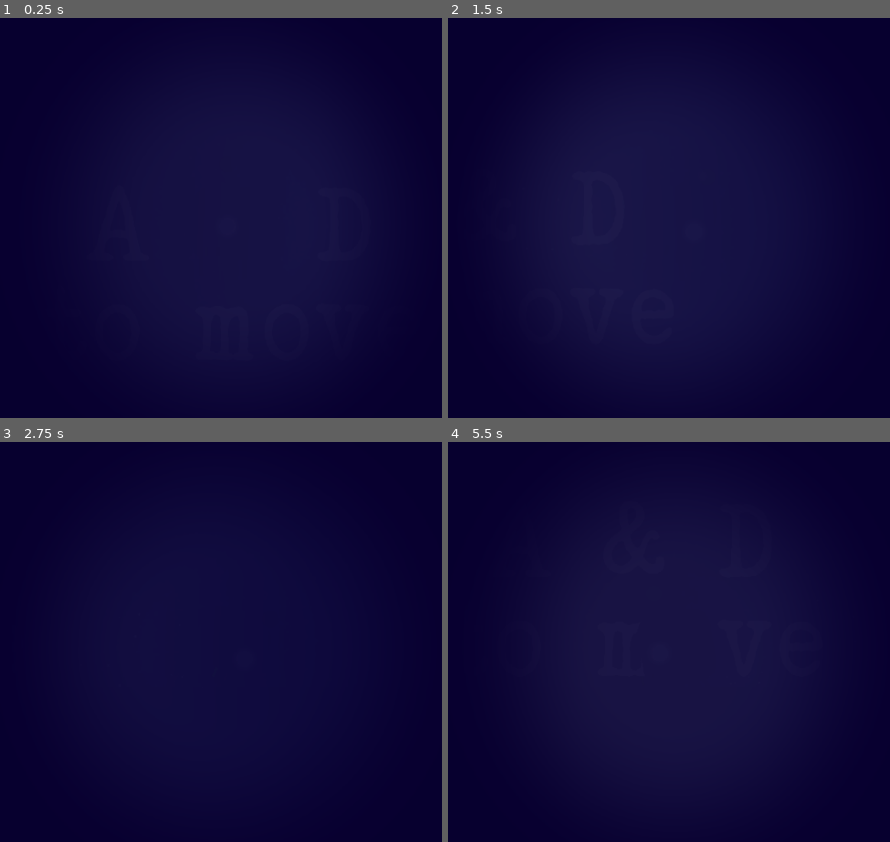
Above: before the commit, frames 1-4 (two rows, left to right).
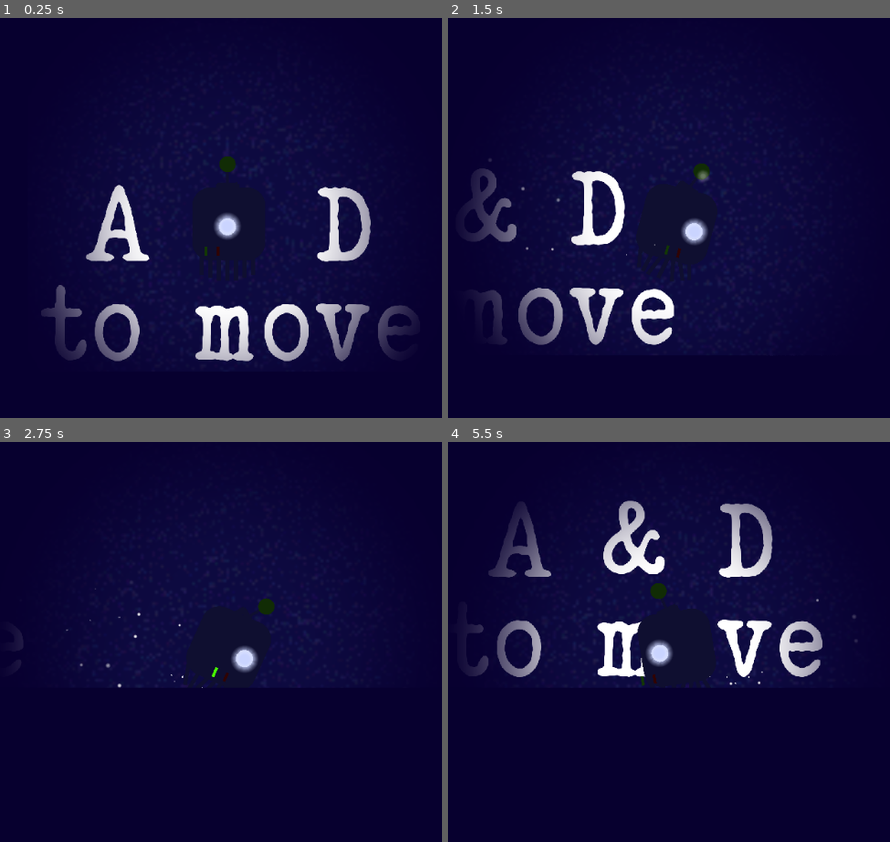
Above: after the commit, the same moments.

Repository: JakobSchauser/boyancy_game
Game: Godot game, scene res://map.tscn
Two runs of this game, one before a commit and one after it. Both use one fixed random seed, a clock stepped at 60 frames per second and the inputs below. The engine's default icon, where the game draws it, is replaced by a stand-in: a white triangle on a blue panel in a dark square.
Inputs:
- Up to frame 1 (0.25 s): no input
- Up to frame 2 (1.5 s): tap Enter at 0.5 s; hold Right (ui_right) 0.53-1.28 s; hold Down (ui_down) from 1.28 s (still down)
- Up to frame 3 (2.75 s): release Down (ui_down) at 2.03 s; hold Right (ui_right) from 2.03 s (still down)
- Up to frame 4 (5.5 s): release Right (ui_right) at 2.78 s; hold Up (ui_up) 2.78-3.53 s; hold Left (ui_left) 3.53-5.03 s; hold Down (ui_down) from 5.03 s (still down)

The runs differ from the first frame. In frame 1, 6.7% of the frame differs, in the area x 9-94%, y 34-86%; in frame 2, 4.7%; in frame 3, 0.5%; in frame 4, 6.7%, in the area x 5-93%, y 14-61%.

Commit message:
added stuff

Diff:
--- /dev/null
+++ b/animate_circles.gd
@@ -0,0 +1,14 @@
+extends Node2D
+
+
+var time = 0
+var noise = OpenSimplexNoise.new()
+
+func _process(delta):
+	position.y += sin(time*3) * 0.2
+	time += delta
+	rotation = time
+	scale = Vector2(1, 1) + Vector2(1, 1) * sin(time*2) * 0.05
+	for i in range(get_child_count()):
+		var n = noise.get_noise_2d(time + i, 0)
+		get_child(i).rotation = n * 100
--- a/boyancy_upgrade.tscn
+++ b/boyancy_upgrade.tscn
@@ -1,14 +1,16 @@
-[gd_scene load_steps=5 format=2]
+[gd_scene load_steps=7 format=2]
 
 [ext_resource path="res://boyancy_upgrade.gd" type="Script" id=1]
 [ext_resource path="res://font.tres" type="DynamicFont" id=2]
 [ext_resource path="res://icon.png" type="Texture" id=3]
+[ext_resource path="res://circle.png" type="Texture" id=4]
+[ext_resource path="res://animate_circles.gd" type="Script" id=5]
 
 [sub_resource type="CircleShape2D" id=4]
 radius = 64.0
 
 [node name="boyancy_upgrade" type="Area2D"]
-position = Vector2( 4992, -1408 )
+position = Vector2( 400, 151 )
 z_index = 4096
 z_as_relative = false
 script = ExtResource( 1 )
@@ -28,3 +30,22 @@
 
 [node name="Sprite" type="Sprite" parent="."]
 texture = ExtResource( 3 )
+
+[node name="Node2D" type="Node2D" parent="."]
+modulate = Color( 0.0627451, 0.0627451, 0.192157, 1 )
+script = ExtResource( 5 )
+
+[node name="Circle" type="Sprite" parent="Node2D"]
+position = Vector2( 4, -2 )
+scale = Vector2( 0.19, 0.2 )
+texture = ExtResource( 4 )
+
+[node name="Circle2" type="Sprite" parent="Node2D"]
+position = Vector2( -4, 10 )
+scale = Vector2( 0.2, 0.19 )
+texture = ExtResource( 4 )
+
+[node name="Circle3" type="Sprite" parent="Node2D"]
+position = Vector2( -7, -3 )
+scale = Vector2( 0.2, 0.18 )
+texture = ExtResource( 4 )
--- /dev/null
+++ b/crab.tscn
@@ -0,0 +1,211 @@
+[gd_scene load_steps=2 format=2]
+
+[ext_resource path="res://rect.png" type="Texture" id=1]
+
+[node name="Download" type="Node2D"]
+position = Vector2( 238, 134 )
+scale = Vector2( 0.3, 0.3 )
+
+[node name="Sprite14" type="Sprite" parent="."]
+position = Vector2( -91.7558, 17.7859 )
+rotation = 0.709578
+scale = Vector2( 1.24529, 1.13653 )
+texture = ExtResource( 1 )
+
+[node name="Sprite15" type="Sprite" parent="."]
+position = Vector2( -70, 26.6666 )
+rotation = 0.709578
+scale = Vector2( 1.24529, 0.27604 )
+texture = ExtResource( 1 )
+
+[node name="Sprite16" type="Sprite" parent="."]
+position = Vector2( -83.3333, 40.0001 )
+rotation = 0.591875
+scale = Vector2( 1.24529, 0.27604 )
+texture = ExtResource( 1 )
+
+[node name="Sprite17" type="Sprite" parent="."]
+position = Vector2( -43.6547, -45.5914 )
+rotation = -0.0644104
+scale = Vector2( 3.72446, 2.21292 )
+texture = ExtResource( 1 )
+
+[node name="Sprite18" type="Sprite" parent="."]
+position = Vector2( -43.3334, -66.6666 )
+rotation = -1.59353
+scale = Vector2( 1.89743, 2.21292 )
+texture = ExtResource( 1 )
+
+[node name="Sprite3" type="Sprite" parent="."]
+position = Vector2( 53.3333, 1.52588e-05 )
+rotation = 0.481154
+scale = Vector2( 2.43582, 0.19983 )
+texture = ExtResource( 1 )
+
+[node name="Sprite5" type="Sprite" parent="."]
+position = Vector2( 96.6667, 63.3333 )
+rotation = 1.3909
+scale = Vector2( 3.07287, 0.141597 )
+texture = ExtResource( 1 )
+
+[node name="Sprite6" type="Sprite" parent="."]
+position = Vector2( 139.736, 80.4748 )
+rotation = 1.52811
+scale = Vector2( 3.4602, 0.141597 )
+texture = ExtResource( 1 )
+
+[node name="Sprite7" type="Sprite" parent="."]
+position = Vector2( 139.736, 80.4748 )
+rotation = 1.52811
+scale = Vector2( 3.4602, 0.141597 )
+texture = ExtResource( 1 )
+
+[node name="Sprite4" type="Sprite" parent="."]
+position = Vector2( 99.2931, -9.56273 )
+rotation = 0.219246
+scale = Vector2( 5.70263, 0.292022 )
+texture = ExtResource( 1 )
+
+[node name="Sprite8" type="Sprite" parent="."]
+position = Vector2( 74.6332, 1.01991 )
+rotation = 0.352151
+scale = Vector2( 4.30523, 0.24685 )
+texture = ExtResource( 1 )
+
+[node name="Sprite9" type="Sprite" parent="."]
+position = Vector2( 196.667, 100 )
+rotation = 1.47295
+scale = Vector2( 6.0368, 0.24685 )
+texture = ExtResource( 1 )
+
+[node name="Sprite10" type="Sprite" parent="."]
+position = Vector2( -245.638, 100.479 )
+rotation = 1.47295
+scale = Vector2( 6.69491, 0.24685 )
+texture = ExtResource( 1 )
+
+[node name="Sprite11" type="Sprite" parent="."]
+position = Vector2( -188.367, 113.006 )
+rotation = 1.23627
+scale = Vector2( 4.46765, 0.24685 )
+texture = ExtResource( 1 )
+
+[node name="Sprite19" type="Sprite" parent="."]
+position = Vector2( -153.333, 13.3335 )
+rotation = -0.59027
+scale = Vector2( 4.46765, 0.24685 )
+texture = ExtResource( 1 )
+
+[node name="Sprite20" type="Sprite" parent="."]
+position = Vector2( 111.49, -92.3295 )
+rotation = -0.552661
+scale = Vector2( 7.14682, 0.469985 )
+texture = ExtResource( 1 )
+
+[node name="Sprite21" type="Sprite" parent="."]
+position = Vector2( 120, -33.3334 )
+rotation = -0.64457
+scale = Vector2( 7.14682, 0.469985 )
+texture = ExtResource( 1 )
+
+[node name="Sprite22" type="Sprite" parent="."]
+position = Vector2( 209.676, -125.059 )
+rotation = -1.75663
+scale = Vector2( 2.08074, 0.469985 )
+texture = ExtResource( 1 )
+
+[node name="Sprite23" type="Sprite" parent="."]
+position = Vector2( 33.3333, 40 )
+rotation = -0.722267
+scale = Vector2( 1.15748, 1.02179 )
+texture = ExtResource( 1 )
+
+[node name="Sprite24" type="Sprite" parent="."]
+position = Vector2( 16.6667, 43.3333 )
+rotation = -0.722267
+scale = Vector2( 1.15748, 0.308841 )
+texture = ExtResource( 1 )
+
+[node name="Sprite25" type="Sprite" parent="."]
+position = Vector2( 23.3333, 60 )
+rotation = -0.457394
+scale = Vector2( 0.925209, 0.281841 )
+texture = ExtResource( 1 )
+
+[node name="Sprite12" type="Sprite" parent="."]
+position = Vector2( -167.802, -13.2625 )
+rotation = -0.130535
+scale = Vector2( 5.84268, 0.431824 )
+texture = ExtResource( 1 )
+
+[node name="Position2D13" type="Position2D" parent="."]
+position = Vector2( -100, -36.6667 )
+rotation = 0.0974009
+
+[node name="Sprite" type="Sprite" parent="Position2D13"]
+position = Vector2( -64.2938, -50.7863 )
+rotation = 0.709578
+scale = Vector2( 6.17926, 0.395718 )
+texture = ExtResource( 1 )
+
+[node name="Position2D" type="Position2D" parent="Position2D13"]
+position = Vector2( -136.667, -110 )
+
+[node name="Sprite13" type="Sprite" parent="Position2D13/Position2D"]
+position = Vector2( 6.66669, 26.6667 )
+rotation = 1.25657
+scale = Vector2( 2.30884, 0.395718 )
+texture = ExtResource( 1 )
+
+[node name="Position2D2" type="Position2D" parent="Position2D13/Position2D"]
+position = Vector2( 13.6489, 52.6517 )
+rotation = 0.00553387
+scale = Vector2( 1, 1 )
+
+[node name="Sprite2" type="Sprite" parent="Position2D13/Position2D/Position2D2"]
+position = Vector2( 60.9843, 53.2373 )
+rotation = 0.709578
+scale = Vector2( 4.96639, 0.395718 )
+texture = ExtResource( 1 )
+
+[node name="Position2D3" type="Position2D" parent="."]
+position = Vector2( -43.3333, -70 )
+
+[node name="Position2D4" type="Position2D" parent="."]
+position = Vector2( -103.333, 13.3333 )
+
+[node name="Position2D5" type="Position2D" parent="."]
+position = Vector2( 203.333, -150 )
+
+[node name="Position2D6" type="Position2D" parent="."]
+position = Vector2( 213.333, -103.333 )
+
+[node name="Position2D7" type="Position2D" parent="."]
+position = Vector2( 40, 33.3333 )
+
+[node name="Position2D8" type="Position2D" parent="."]
+position = Vector2( 10, -30 )
+
+[node name="Position2D10" type="Position2D" parent="."]
+position = Vector2( 186.667, 10 )
+
+[node name="Position2D11" type="Position2D" parent="."]
+position = Vector2( 136.667, 26.6667 )
+
+[node name="Position2D12" type="Position2D" parent="."]
+position = Vector2( 86.6667, 16.6667 )
+
+[node name="Position2D14" type="Position2D" parent="."]
+position = Vector2( -100, -26.6667 )
+
+[node name="Position2D15" type="Position2D" parent="."]
+position = Vector2( -100, -20 )
+
+[node name="Position2D16" type="Position2D" parent="."]
+position = Vector2( -253.333, -3.33334 )
+
+[node name="Position2D17" type="Position2D" parent="."]
+position = Vector2( -210, 50 )
+
+[node name="Position2D9" type="Position2D" parent="."]
+position = Vector2( 13.3333, -36.6667 )
--- /dev/null
+++ b/default_bus_layout.tres
@@ -0,0 +1,14 @@
+[gd_resource type="AudioBusLayout" load_steps=2 format=2]
+
+[sub_resource type="AudioEffectReverb" id=1]
+resource_name = "Reverb"
+
+[resource]
+bus/1/name = "New Bus"
+bus/1/solo = false
+bus/1/mute = false
+bus/1/bypass_fx = false
+bus/1/volume_db = 0.0
+bus/1/send = "Master"
+bus/1/effect/0/effect = SubResource( 1 )
+bus/1/effect/0/enabled = true
--- a/map.tscn
+++ b/map.tscn
@@ -1766,6 +1766,7 @@
 [node name="CanvasLayer" type="CanvasLayer" parent="."]
 
 [node name="ColorRect2" type="ColorRect" parent="CanvasLayer"]
+visible = false
 material = SubResource( 7 )
 anchor_right = 1.0
 anchor_bottom = 1.0
@@ -1799,6 +1800,9 @@
 position = Vector2( 3421, -2504 )
 scale = Vector2( 2, 2 )
 
+[node name="rope_container" parent="mine/mine" index="2"]
+scale = Vector2( 1, 0.55 )
+
 [node name="mine7" parent="." instance=ExtResource( 17 )]
 position = Vector2( 3421, -2504 )
 scale = Vector2( 2, 2 )
@@ -1806,6 +1810,9 @@
 [node name="mine10" parent="." instance=ExtResource( 17 )]
 position = Vector2( 3654, -3203 )
 scale = Vector2( 2, 2 )
+
+[node name="rope_container" parent="mine10/mine" index="2"]
+scale = Vector2( 1, 1.12 )
 
 [node name="mine4" parent="." instance=ExtResource( 17 )]
 position = Vector2( 2696, -1848 )
@@ -1823,14 +1830,23 @@
 position = Vector2( 2735, -2175 )
 scale = Vector2( 2, 2 )
 
+[node name="rope_container" parent="mine34/mine" index="2"]
+scale = Vector2( 1, 0.15 )
+
 [node name="mine3" parent="." instance=ExtResource( 17 )]
 position = Vector2( 492, -3117 )
 scale = Vector2( 3, 3 )
 
+[node name="rope_container" parent="mine3/mine" index="2"]
+scale = Vector2( 1, 0.257 )
+
 [node name="mine23" parent="." instance=ExtResource( 17 )]
 position = Vector2( -121, -3790 )
 scale = Vector2( 3, 3 )
 
+[node name="rope_container" parent="mine23/mine" index="2"]
+scale = Vector2( 1, 0.41 )
+
 [node name="mine13" parent="." instance=ExtResource( 17 )]
 position = Vector2( 308, -4099 )
 scale = Vector2( 2, 2 )
@@ -1839,6 +1855,9 @@
 position = Vector2( -274, -4157 )
 scale = Vector2( 2, 2 )
 
+[node name="rope_container" parent="mine31/mine" index="2"]
+scale = Vector2( 1, 0.91 )
+
 [node name="mine32" parent="." instance=ExtResource( 17 )]
 position = Vector2( -10, -3955 )
 scale = Vector2( 2, 2 )
@@ -1847,14 +1866,23 @@
 position = Vector2( 582, -3997 )
 scale = Vector2( 2, 2 )
 
+[node name="rope_container" parent="mine15/mine" index="2"]
+scale = Vector2( 1, 0.25 )
+
 [node name="mine18" parent="." instance=ExtResource( 17 )]
 position = Vector2( 733, -4003 )
 scale = Vector2( 2, 2 )
+
+[node name="rope_container" parent="mine18/mine" index="2"]
+scale = Vector2( 1, 0.2 )
 
 [node name="mine19" parent="." instance=ExtResource( 17 )]
 position = Vector2( 1012, -4055 )
 scale = Vector2( 2.5, 2.5 )
 
+[node name="rope_container" parent="mine19/mine" index="2"]
+scale = Vector2( 1, 0.28 )
+
 [node name="mine35" parent="." instance=ExtResource( 17 )]
 position = Vector2( 2484, -3854 )
 scale = Vector2( 2.5, 2.5 )
@@ -1863,6 +1891,9 @@
 position = Vector2( 838, -4272 )
 scale = Vector2( 2, 2 )
 
+[node name="rope_container" parent="mine20/mine" index="2"]
+scale = Vector2( 1, 0.2 )
+
 [node name="mine21" parent="." instance=ExtResource( 17 )]
 position = Vector2( 1172, -3817 )
 scale = Vector2( 2, 2 )
@@ -1875,10 +1906,16 @@
 position = Vector2( 1886, -4227 )
 scale = Vector2( 2, 2 )
 
+[node name="rope_container" parent="mine27/mine" index="2"]
+scale = Vector2( 1, 0.2 )
+
 [node name="mine28" parent="." instance=ExtResource( 17 )]
 position = Vector2( 2007, -4222 )
 scale = Vector2( 2, 2 )
 
+[node name="rope_container" parent="mine28/mine" index="2"]
+scale = Vector2( 1, 0.35 )
+
 [node name="mine29" parent="." instance=ExtResource( 17 )]
 position = Vector2( 2007, -4222 )
 scale = Vector2( 2, 2 )
@@ -1887,10 +1924,16 @@
 position = Vector2( 2107, -4231 )
 scale = Vector2( 2, 2 )
 
+[node name="rope_container" parent="mine30/mine" index="2"]
+scale = Vector2( 1, 0.18 )
+
 [node name="mine26" parent="." instance=ExtResource( 17 )]
 position = Vector2( 1308, -4200 )
 scale = Vector2( 2, 2 )
 
+[node name="rope_container" parent="mine26/mine" index="2"]
+scale = Vector2( 1, 0.5 )
+
 [node name="mine22" parent="." instance=ExtResource( 17 )]
 position = Vector2( 1177, -4175 )
 scale = Vector2( 2, 2 )
@@ -1899,32 +1942,56 @@
 position = Vector2( 1601, -3180 )
 scale = Vector2( 2, 2 )
 
+[node name="rope_container" parent="mine24/mine" index="2"]
+scale = Vector2( 1, 0.25 )
+
 [node name="mine16" parent="." instance=ExtResource( 17 )]
 position = Vector2( 736, -3802 )
 scale = Vector2( 2, 2 )
 
+[node name="rope_container" parent="mine16/mine" index="2"]
+visible = false
+
 [node name="mine14" parent="." instance=ExtResource( 17 )]
 position = Vector2( 305, -3901 )
 scale = Vector2( 2, 2 )
 
+[node name="rope_container" parent="mine14/mine" index="2"]
+scale = Vector2( 1, 0.17 )
+
 [node name="mine17" parent="." instance=ExtResource( 17 )]
 position = Vector2( 587, -4261 )
 scale = Vector2( 2, 2 )
 
+[node name="rope_container" parent="mine17/mine" index="2"]
+scale = Vector2( 1, 0.2 )
+
 [node name="mine5" parent="." instance=ExtResource( 17 )]
 position = Vector2( 3029, -4572 )
 
+[node name="rope_container" parent="mine5/mine" index="2"]
+scale = Vector2( 1, 0.9 )
+
 [node name="mine8" parent="." instance=ExtResource( 17 )]
 position = Vector2( 3110, -5838 )
+
+[node name="rope_container" parent="mine8/mine" index="2"]
+scale = Vector2( 1, 1.3 )
 
 [node name="mine9" parent="." instance=ExtResource( 17 )]
 position = Vector2( 2914, -7434 )
 scale = Vector2( 3, 3 )
 
+[node name="rope_container" parent="mine9/mine" index="2"]
+scale = Vector2( 1, 0.73 )
+
 [node name="mine11" parent="." instance=ExtResource( 17 )]
 position = Vector2( 3125, -7214 )
 scale = Vector2( 3, 3 )
 
+[node name="rope_container" parent="mine11/mine" index="2"]
+scale = Vector2( 1, 0.1 )
+
 [node name="mine12" parent="." instance=ExtResource( 17 )]
 position = Vector2( 3068, -6288 )
 scale = Vector2( 3, 3 )
@@ -1932,6 +1999,9 @@
 [node name="mine6" parent="." instance=ExtResource( 17 )]
 position = Vector2( 3125, -4572 )
 
+[node name="rope_container" parent="mine6/mine" index="2"]
+scale = Vector2( 1, 0.9 )
+
 [node name="CameraChanger" type="Area2D" parent="."]
 script = ExtResource( 18 )
 
@@ -1940,3 +2010,27 @@
 shape = SubResource( 14 )
 
 [editable path="walls/boyancy_upgrade"]
+[editable path="mine"]
+[editable path="mine10"]
+[editable path="mine34"]
+[editable path="mine3"]
+[editable path="mine23"]
+[editable path="mine13"]
+[editable path="mine31"]
+[editable path="mine15"]
+[editable path="mine18"]
+[editable path="mine19"]
+[editable path="mine20"]
+[editable path="mine27"]
+[editable path="mine28"]
+[editable path="mine30"]
+[editable path="mine26"]
+[editable path="mine24"]
+[editable path="mine16"]
+[editable path="mine14"]
+[editable path="mine17"]
+[editable path="mine5"]
+[editable path="mine8"]
+[editable path="mine9"]
+[editable path="mine11"]
+[editable path="mine6"]
--- a/mine.tscn
+++ b/mine.tscn
@@ -70,7 +70,10 @@
 scale = Vector2( 0.0382813, 0.1 )
 texture = ExtResource( 2 )
 
-[node name="rope" type="Sprite" parent="mine"]
+[node name="rope_container" type="Node2D" parent="mine"]
+scale = Vector2( 1, 0.3 )
+
+[node name="rope" type="Sprite" parent="mine/rope_container"]
 material = SubResource( 1 )
 position = Vector2( -1, 502 )
 scale = Vector2( 0.02, 10 )
--- a/pickup.tscn
+++ b/pickup.tscn
@@ -1,11 +1,12 @@
-[gd_scene load_steps=5 format=2]
+[gd_scene load_steps=6 format=2]
 
 [ext_resource path="res://pickup.gd" type="Script" id=1]
 [ext_resource path="res://font.tres" type="DynamicFont" id=2]
-[ext_resource path="res://icon.png" type="Texture" id=3]
+[ext_resource path="res://circle.png" type="Texture" id=4]
+[ext_resource path="res://seastar.gd" type="Script" id=5]
 
 [sub_resource type="CircleShape2D" id=4]
-radius = 64.0
+radius = 39.3192
 
 [node name="pickup" type="Area2D"]
 position = Vector2( 704, 320 )
@@ -26,5 +27,114 @@
 [node name="CollisionShape2D" type="CollisionShape2D" parent="."]
 shape = SubResource( 4 )
 
-[node name="Sprite" type="Sprite" parent="."]
-texture = ExtResource( 3 )
+[node name="Sprite" type="Node2D" parent="."]
+modulate = Color( 0.0705882, 0.0705882, 0.227451, 1 )
+scale = Vector2( 0.42, 0.42 )
+script = ExtResource( 5 )
+
+[node name="Circle" type="Sprite" parent="Sprite"]
+scale = Vector2( 0.12, 0.12 )
+texture = ExtResource( 4 )
+
+[node name="arms" type="Node2D" parent="Sprite"]
+scale = Vector2( 0.8, 0.8 )
+
+[node name="arm" type="Node2D" parent="Sprite/arms"]
+position = Vector2( 5, -48 )
+rotation = -1.4992
+scale = Vector2( 0.2, 0.13 )
+
+[node name="Circle" type="Sprite" parent="Sprite/arms/arm"]
+position = Vector2( 73.3264, 10.9026 )
+scale = Vector2( 1.16279, 0.725694 )
+texture = ExtResource( 4 )
+
+[node name="Circle2" type="Sprite" parent="Sprite/arms/arm"]
+position = Vector2( 285.5, 5 )
+scale = Vector2( 0.841797, 0.313477 )
+texture = ExtResource( 4 )
+
+[node name="Circle3" type="Sprite" parent="Sprite/arms/arm"]
+position = Vector2( 310.5, 0 )
+scale = Vector2( 0.841797, 0.156738 )
+texture = ExtResource( 4 )
+
+[node name="arm2" type="Node2D" parent="Sprite/arms"]
+position = Vector2( -37, -18 )
+rotation = -2.4713
+scale = Vector2( 0.2, 0.13 )
+
+[node name="Circle" type="Sprite" parent="Sprite/arms/arm2"]
+position = Vector2( 98.1096, 1.35785 )
+scale = Vector2( 1.06598, 0.670127 )
+texture = ExtResource( 4 )
+
+[node name="Circle2" type="Sprite" parent="Sprite/arms/arm2"]
+position = Vector2( 285.5, 5 )
+scale = Vector2( 0.841797, 0.313477 )
+texture = ExtResource( 4 )
+
+[node name="Circle3" type="Sprite" parent="Sprite/arms/arm2"]
+position = Vector2( 310.5, 0 )
+scale = Vector2( 0.841797, 0.156738 )
+texture = ExtResource( 4 )
+
+[node name="arm3" type="Node2D" parent="Sprite/arms"]
+position = Vector2( 40, -16 )
+rotation = -0.30282
+scale = Vector2( 0.2, 0.13 )
+
+[node name="Circle" type="Sprite" parent="Sprite/arms/arm3"]
+position = Vector2( 93.9805, 24.2098 )
+scale = Vector2( 1.08211, 0.633714 )
+texture = ExtResource( 4 )
+
+[node name="Circle2" type="Sprite" parent="Sprite/arms/arm3"]
+position = Vector2( 285.5, 5 )
+scale = Vector2( 0.841797, 0.313477 )
+texture = ExtResource( 4 )
+
+[node name="Circle3" type="Sprite" parent="Sprite/arms/arm3"]
+position = Vector2( 310.5, 0 )
+scale = Vector2( 0.841797, 0.156738 )
+texture = ExtResource( 4 )
+
+[node name="arm4" type="Node2D" parent="Sprite/arms"]
+position = Vector2( -28, 25 )
+rotation = 2.21936
+scale = Vector2( 0.2, 0.13 )
+
+[node name="Circle" type="Sprite" parent="Sprite/arms/arm4"]
+position = Vector2( 102.12, -8.38667 )
+scale = Vector2( 1.05031, 0.617722 )
+texture = ExtResource( 4 )
+
+[node name="Circle2" type="Sprite" parent="Sprite/arms/arm4"]
+position = Vector2( 285.5, 5 )
+scale = Vector2( 0.841797, 0.313477 )
+texture = ExtResource( 4 )
+
+[node name="Circle3" type="Sprite" parent="Sprite/arms/arm4"]
+position = Vector2( 310.5, 0 )
+scale = Vector2( 0.841797, 0.156738 )
+texture = ExtResource( 4 )
+
+[node name="arm5" type="Node2D" parent="Sprite/arms"]
+position = Vector2( 27, 32 )
+rotation = 1.01444
+scale = Vector2( 0.2, 0.13 )
+
+[node name="Circle" type="Sprite" parent="Sprite/arms/arm5"]
+position = Vector2( 81.9075, 28.4281 )
+scale = Vector2( 1.12927, 0.657915 )
+texture = ExtResource( 4 )
+
+[node name="Circle2" type="Sprite" parent="Sprite/arms/arm5"]
+position = Vector2( 285.5, 5 )
+scale = Vector2( 0.841797, 0.313477 )
+texture = ExtResource( 4 )
+
+[node name="Circle3" type="Sprite" parent="Sprite/arms/arm5"]
+position = Vector2( 310.5, 0 )
+scale = Vector2( 0.841797, 0.156738 )
+texture = ExtResource( 4 )
--- a/player.gd
+++ b/player.gd
@@ -129,7 +129,7 @@
 
 	rot_offset = lerp(rot_offset, desired_rot_offset, 0.1)
 
-	$light.rotation = vel.x * 0.05
+	$light.rotation = vel.x * 0.03
 	$eye.position.x = clamp(vel.x*0.1, -1, 1) * 7
 	# $eye.scale.y = range_lerp(sin(blink_timers[0]), -1, 1, 0.1, 0.12)
 	for i in range($legs.get_child_count()):
--- /dev/null
+++ b/seastar.gd
@@ -0,0 +1,31 @@
+extends Node2D
+
+
+# Declare member variables here. Examples:
+# var a = 2
+# var b = "text"
+var noise = OpenSimplexNoise.new()
+var time = 0
+# Called when the node enters the scene tree for the first time.
+func _ready():
+	pass # Replace with function body.
+
+
+func _process(delta):
+	time += delta
+	position.y += sin(time*3) * 0.02
+	rotation = noise.get_noise_2d(time, time) * 0.2
+
+	#$Circle.scale.x += cos(time) * 0.0001
+	#$Circle.scale.y +=  cos(time) * 0.0001
+	# loop over all children using range
+	for i in range($arms.get_child_count()):
+		# get the child
+		var child = $arms.get_child(i)
+		child.rotation += sin(time + i*10) * 0.001
+
+		# move up and down using sin along forward direction
+		var dir = child.global_position - global_position
+		var offset = dir.length() + sin(time*3 + i*10) * 0.01
+		child.global_position = global_position + dir.normalized() * offset
+		child.scale.y += sin(time+i *30)*0.0001
Not shown, changed: Depth.wav.import
Not shown, changed: air_release_long.wav.import
Binary file added: download.png
Not shown, added: download.png.import
Not shown, changed: freely_dist.wav.import
Not shown, changed: intro2_uncut.wav.import
Not shown, changed: intro_uncut.wav.import
Not shown, changed: output.wav.import
Not shown, changed: pressure.wav.import
Not shown, changed: takeadeepbreath.wav.import
Not shown, changed: trytrya.wav.import
Not shown, added: noise_background.png~
(and 2 more such lines)
